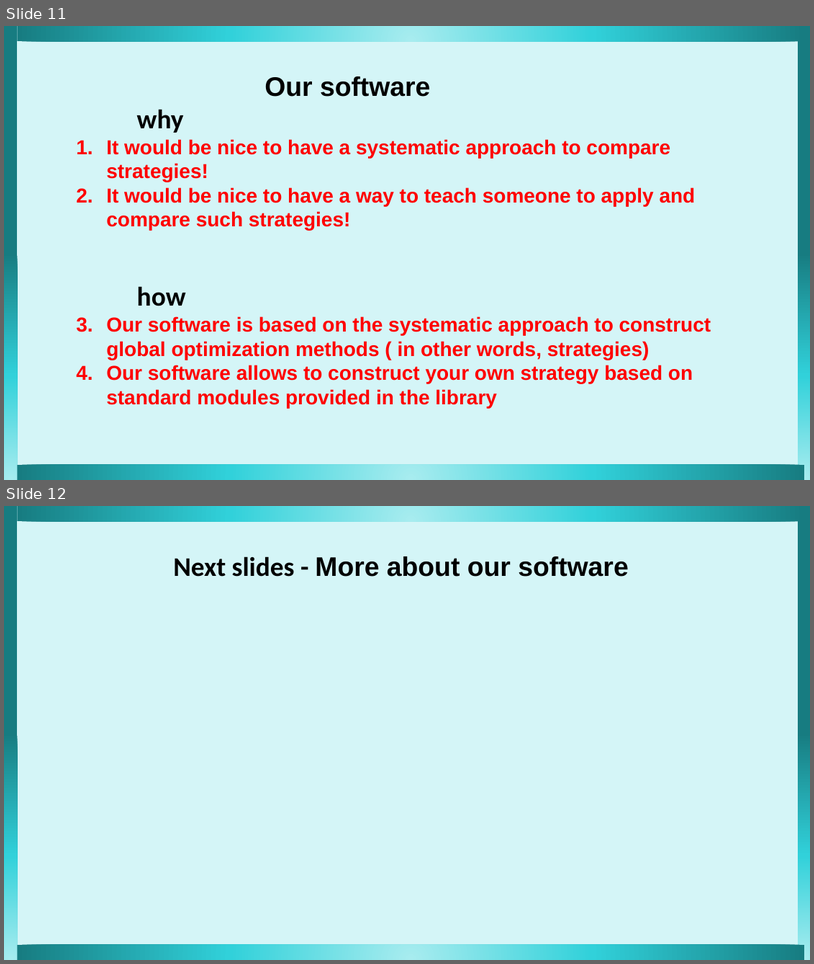
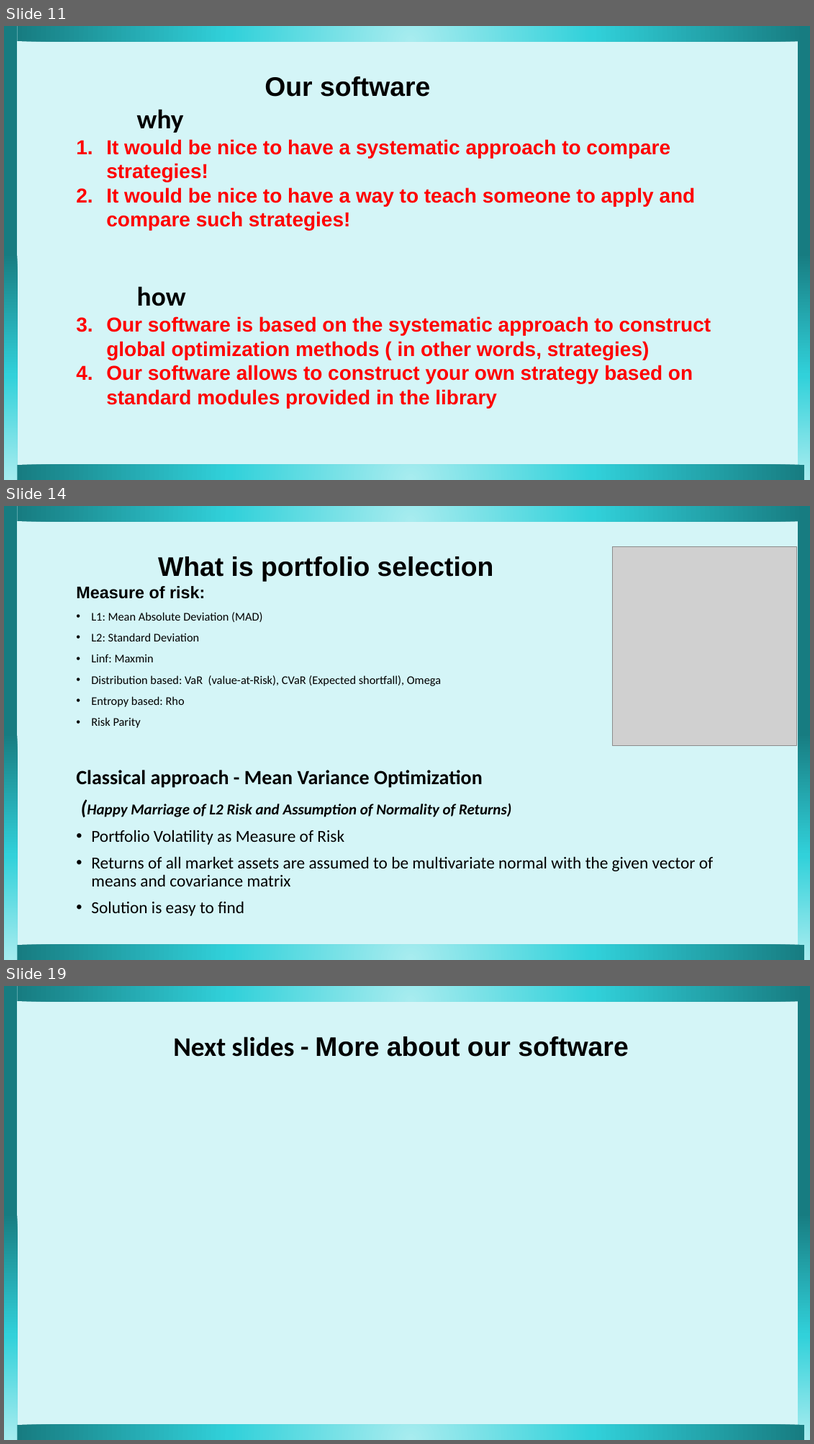
Before and after one commit to nadiakap/MinPy_edu, a slide deck: 2022-Scipy_presentation.pptx. Shown one above the other, each under a label of ours: slides 11 and 12 before the commit, slides 11, 14 and 19 after it; the slides between them are not shown. The pictures are 814x964 and 814x1444 pixels, drawn with LibreOffice and Linux fonts; fonts in the diff are those of the drawing; grey boxes stand for pictures. Boxes give left, top, right and bottom in pixels: in the first picture for what was removed or moved away, otherwise in the second. Text is boxed around its words. In the diff, an @@ line names an element or a change of style, - is before the commit and + after.

```diff
--- a/2022-Scipy_presentation.pptx
+++ b/2022-Scipy_presentation.pptx
@@ slide 14 added at bbox=[4, 506, 810, 960], background #D4F5F7 @@
@@ pentagon arrow added at bbox=[4, 506, 17, 960], fill gradient #A8ECEF to #31D1DA to #177C81 @@
@@ pentagon arrow added at bbox=[17, 506, 805, 521], fill gradient #A8ECEF to #31D1DA to #177C81 @@
@@ pentagon arrow added at bbox=[798, 506, 810, 960], fill gradient #A8ECEF to #31D1DA to #177C81 @@
@@ picture added at bbox=[612, 546, 797, 745] @@
@@ text added at bbox=[76, 556, 713, 916], 20 pt, text #000000 @@
+What is portfolio selection
+Measure of risk:
+• L1: Mean Absolute Deviation (MAD)
+• L2: Standard Deviation
+• Linf: Maxmin
+• Distribution based: VaR (value-at-Risk), CVaR (Expected shortfall), Omega
+• Entropy based: Rho
+• Risk Parity
+Classical approach - Mean Variance Optimization
+(Happy Marriage of L2 Risk and Assumption of Normality of Returns)
+• Portfolio Volatility as Measure of Risk
+• Returns of all market assets are assumed to be multivariate normal with the given vector of means and covariance matrix
+• Solution is easy to find
@@ pentagon arrow added at bbox=[17, 944, 805, 960], fill gradient #A8ECEF to #31D1DA to #177C81 @@
@@ what was slide 12 is now slide 19 @@
```
Also in this commit, not shown: 8 other slides added, 1 other file.
